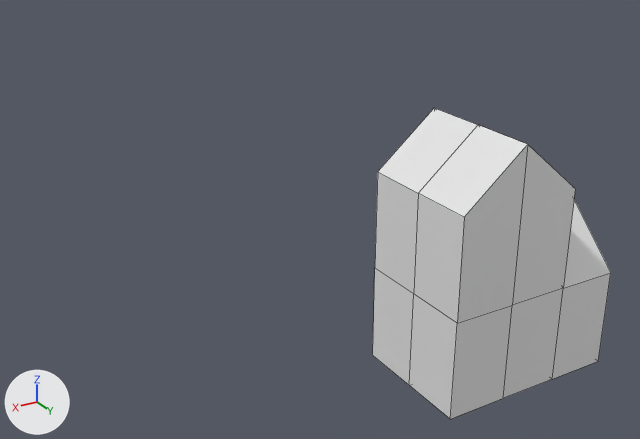
The Blender file monopoly-houses.blend as it was, and as the next commit left it.
Before and after are seen from a 50 mm camera at (8.08, 9.15, 7.67) aimed at (1.39, -2.01, 2.09). The lights are fixed; the arrows at lower left show +X, +Y and +Z. Mesh edges are drawn as thin lines. The same objects are shown in both versions, whatever each file hides.
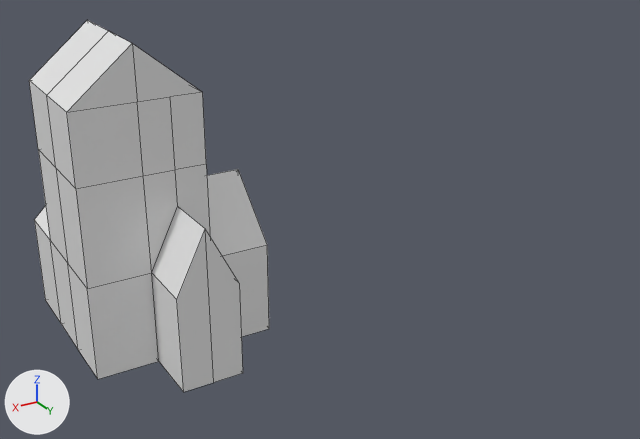
Boxes (x1, y1, x2, y2) around the edits, measured in the pictures (640 x 439 px):
'Cube.005', reshaped, moved (20% taller)
    before: (373, 108, 611, 419)
    after: (29, 20, 269, 392)
part 1 of me_cube_005, built on
    before: (378, 108, 575, 398)
    after: (29, 20, 243, 392)

Patch to the scene script:
```diff
--- a/monopoly-houses.blend.py
+++ b/monopoly-houses.blend.py
@@ me_cube_005 @@
 # used by ob_cube_005; location = (0.0, 0.0, 1.57); scale = (1.0, 1.0, 1.58)
-me_cube_005.from_pydata(...)  # 32 vertices, 30 faces; spans x -2.0..1.0, y -1.0..1.0, z -1.0..1.52
+me_cube_005.from_pydata(...)  # 65 vertices, 64 faces; spans x -2.0..1.0, y -2.0..2.0, z -1.0..2.23
+# me_cube_005 part 1
+# 4 vertices are removed from x 0.0, y -1.0..1.0, z 0.0..1.52
+# 13 faces are deleted
+# 13 vertices are added at x -0.5..0.0, y -2.0..2.0, z 0.32..2.23
+# 6 new vertices lie (0.0, 0.0, 0.71) away from vertices in x -1.0..1.0, y -1.0..1.0, z 1.0
+# 7 new vertices lie (0.5, 0.0, 0.0) away from vertices in x -1.0, y -1.0..1.0, z -1.0..1.71
+# 6 new vertices lie (0.0, -1.0, 0.0) away from vertices in x -1.0..1.0, y -1.0, z -1.0..0.0
+# 5 new vertices lie (0.0, 1.0, 0.0) away from vertices in x -1.0..0.0, y 1.0, z -1.0..0.0
+# 47 new faces join them
 me_cube_005.materials.append(mat_material)
@@ ob_cube_005 @@
 ob_cube_005 = bpy.data.objects.new('Cube.005', me_cube_005)
-ob_cube_005.location = (0.0, 0.0, 1.57)
+ob_cube_005.location = (4.03, -3.61, 1.57)
 ob_cube_005.scale = (1.0, 1.0, 1.58)
```
